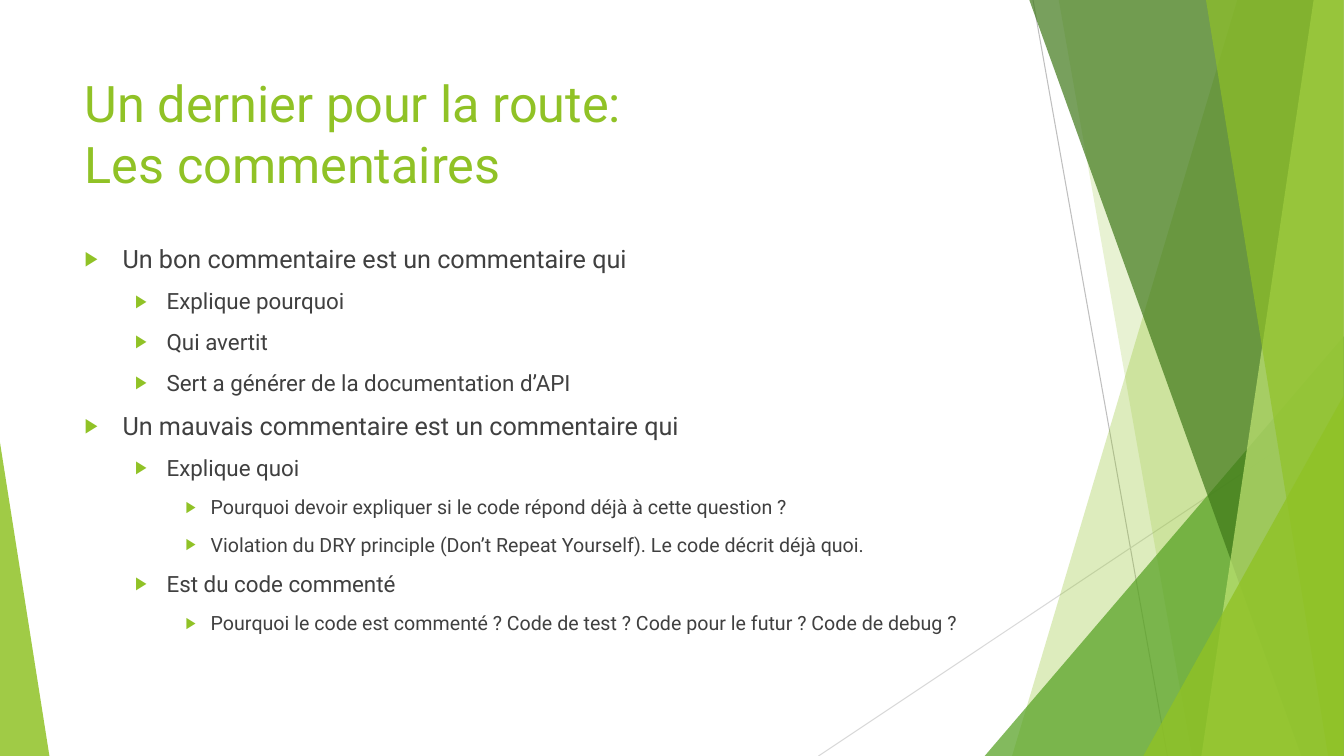
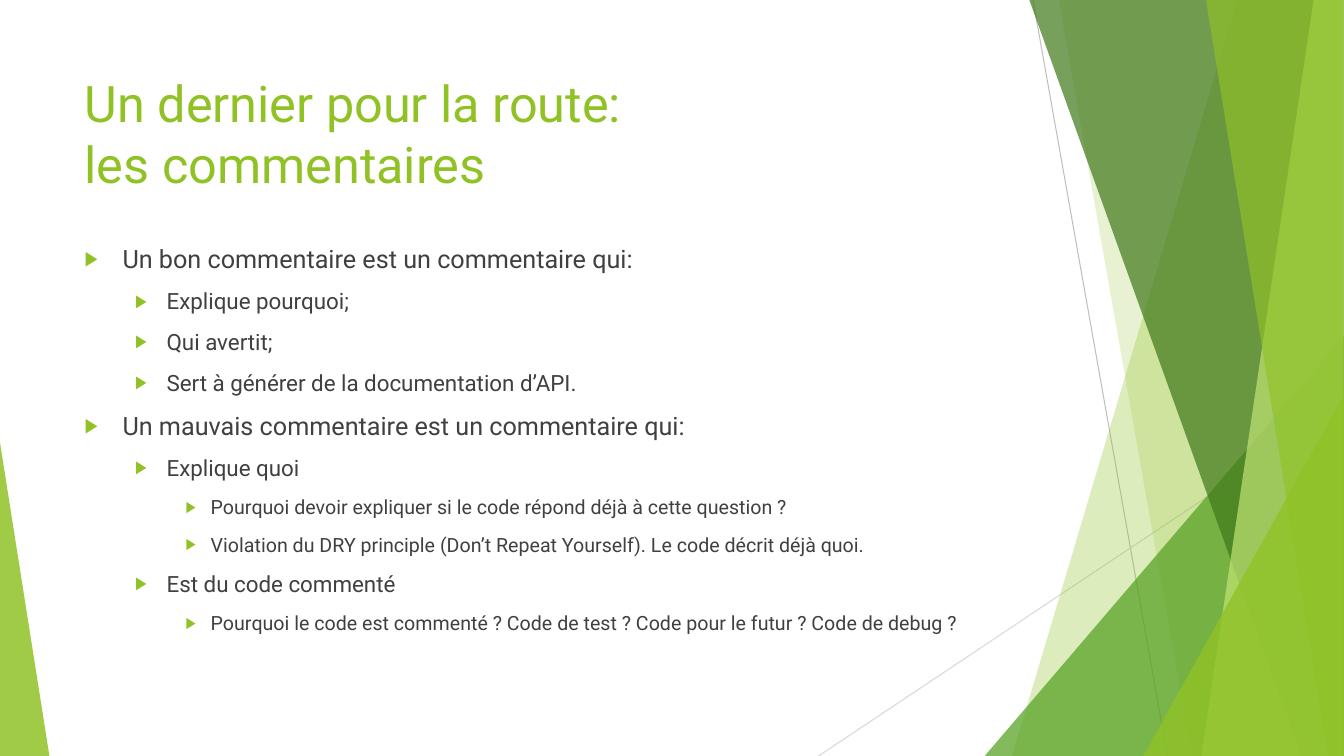
Before and after one commit to worming004/SimpleIsNotEasy, a slide deck: slide 24 of PPT/Easy != Simple.pptx. Drawn at 1344x756 pixels with LibreOffice and Linux fonts; fonts in the diff are those of the drawing. Boxes give left, top, right and bottom in pixels: in the first picture for what was removed or moved away, otherwise in the second. Text is boxed around its words. In the diff, an @@ line names an element or a change of style, - is before the commit and + after.

```diff
--- a/PPT/Easy != Simple.pptx
+++ b/PPT/Easy != Simple.pptx
@@ title at (x1=85, y1=84, x2=621, y2=184): text changed @@
-Un dernier pour la route:
-Les commentaires
+Un dernier pour la route:
+les commentaires
@@ text at (x1=123, y1=249, x2=684, y2=440): text changed @@
-▶ Un bon commentaire est un commentaire qui
-  ▶ Explique pourquoi
-  ▶ Qui avertit
-  ▶ Sert a générer de la documentation d’API
-▶ Un mauvais commentaire est un commentaire qui
+▶ Un bon commentaire est un commentaire qui:
+  ▶ Explique pourquoi;
+  ▶ Qui avertit;
+  ▶ Sert à générer de la documentation d’API.
+▶ Un mauvais commentaire est un commentaire qui:
```
Also in this commit, not shown: 16 other slides changed.
